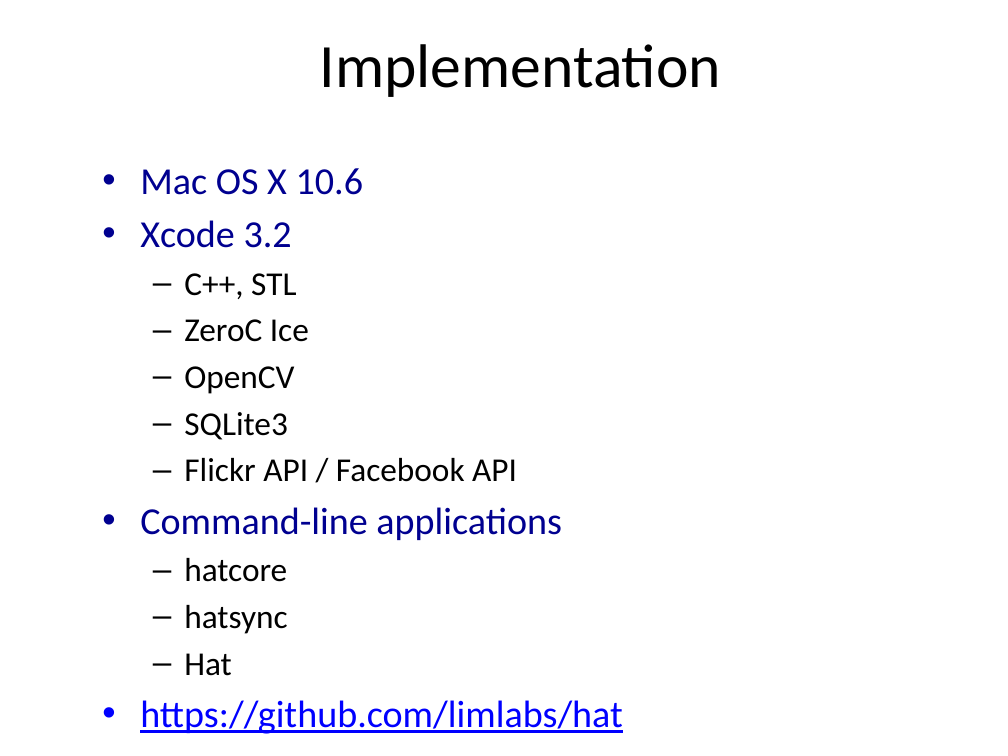
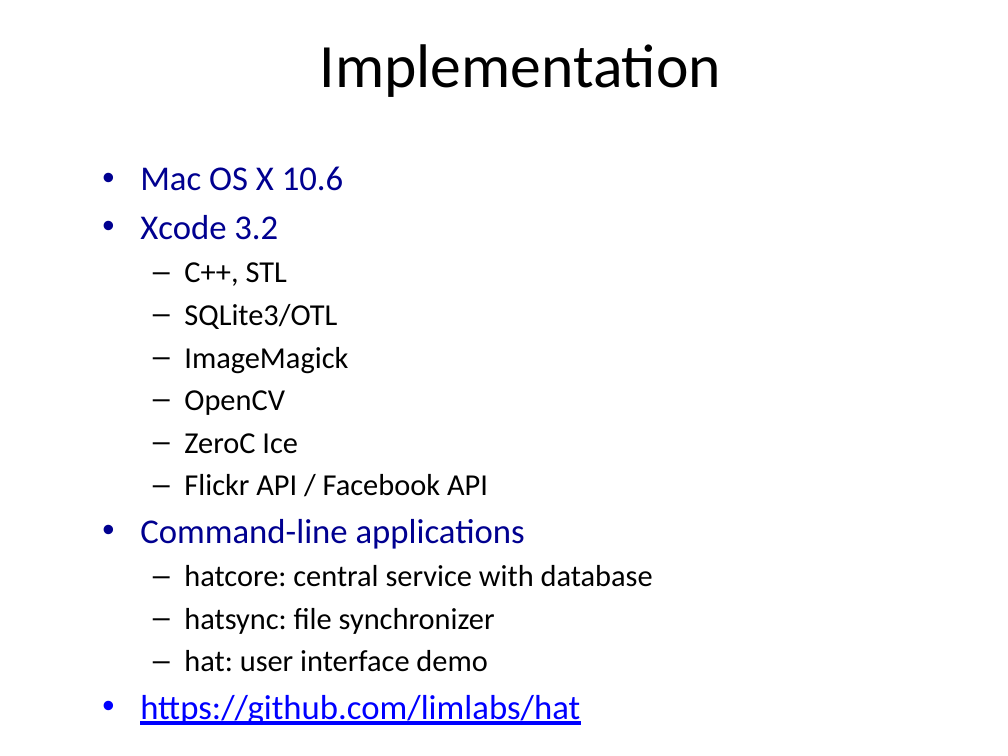
Before and after one commit to maoxuli/hat, a slide deck: slide 8 of doc/Magicians Hat - slides.pptx. Drawn at 1008x756 pixels with LibreOffice and Linux fonts; fonts in the diff are those of the drawing; background and template pictures are left out. Boxes give left, top, right and bottom in pixels: in the first picture for what was removed or moved away, otherwise in the second. Text is boxed around its words. In the diff, an @@ line names an element or a change of style, - is before the commit and + after.

```diff
--- a/doc/Magicians Hat - slides.pptx
+++ b/doc/Magicians Hat - slides.pptx
@@ text at (140, 166, 580, 725): size 27.2 to 24.8 pt in "Mac OS X 10.6", "Xcode 3.2", "Command-line applications", "https://github.com/limlabs/hat"; size 23.8 to 21.7 pt in "C++, STL", "ZeroC Ice", "Flickr API / Facebook API" @@
@@ text at (184, 304, 348, 415): paragraphs added @@
+  – SQLite3/OTL
+  – ImageMagick
+  – OpenCV
@@ text at (184, 366, 294, 440): paragraphs removed @@
-  – OpenCV
-  – SQLite3
@@ text at (184, 565, 653, 672): text changed; size 23.8 to 21.7 pt @@
-  – hatcore
-  – hatsync
-  – Hat
+  – hatcore: central service with database
+  – hatsync: file synchronizer
+  – hat: user interface demo
```
Also in this commit, not shown: 4 other slides changed, 7 other files.
